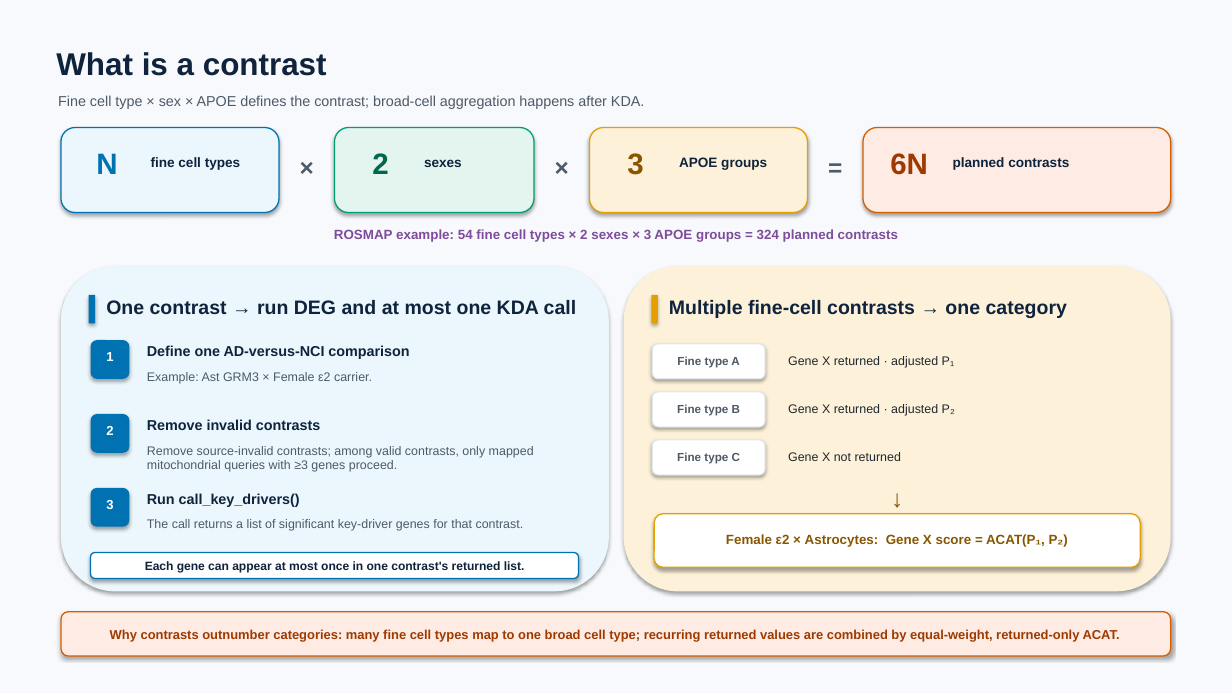
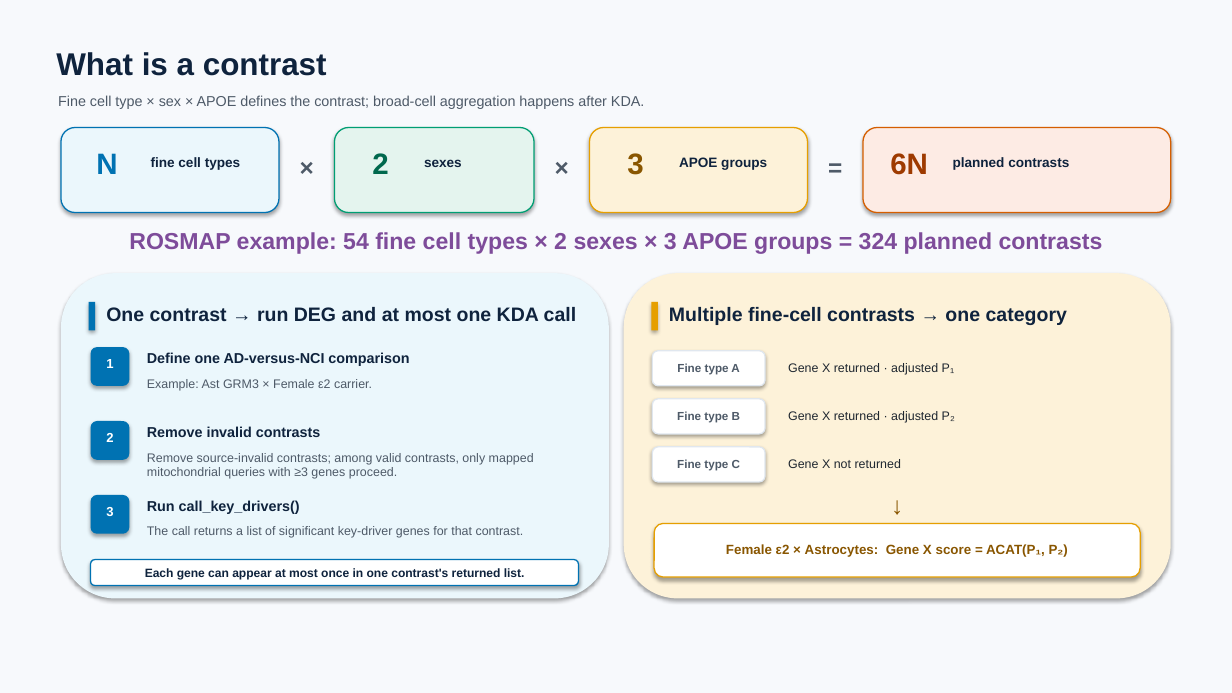
Before and after one commit to ericzhuang2010/alzheimer, a slide deck: slide 3 of docs/presentations/09162026/09162026_sex_apoe_kda_fine_broad.pptx. Drawn at 1232x693 pixels with LibreOffice and Linux fonts; fonts in the diff are those of the drawing. Boxes give left, top, right and bottom in pixels: in the first picture for what was removed or moved away, otherwise in the second. Text is boxed around its words. In the diff, an @@ line names an element or a change of style, - is before the commit and + after.

```diff
--- a/docs/presentations/09162026/09162026_sex_apoe_kda_fine_broad.pptx
+++ b/docs/presentations/09162026/09162026_sex_apoe_kda_fine_broad.pptx
@@ text "ROSMAP example: 54 fine cell ..." at bbox=[129, 232, 1103, 254]: size 10.4 to 18 pt @@
@@ 7 texts, 6 rounded rectangles, 2 rectangles: place and size @@
-7 texts, 6 rounded rectangles, 2 rectangles at bbox=[89, 295, 1067, 579]
+7 texts, 6 rounded rectangles, 2 rectangles at bbox=[89, 302, 1067, 586]
@@ 13 texts, 4 rounded rectangles: place and size @@
-13 texts, 4 rounded rectangles at bbox=[61, 266, 1171, 592]
+13 texts, 4 rounded rectangles at bbox=[61, 274, 1171, 599]
@@ rounded rectangle removed at bbox=[61, 612, 1171, 656] @@
@@ text removed at bbox=[110, 629, 1120, 641] @@
-Why contrasts outnumber categories: many fine cell types map to one broad cell type; recurring returned values are combined by equal-weight, returned-only ACAT.
```
Also in this commit, not shown: 10 other slides changed, 117 slides added, 30 other files.
